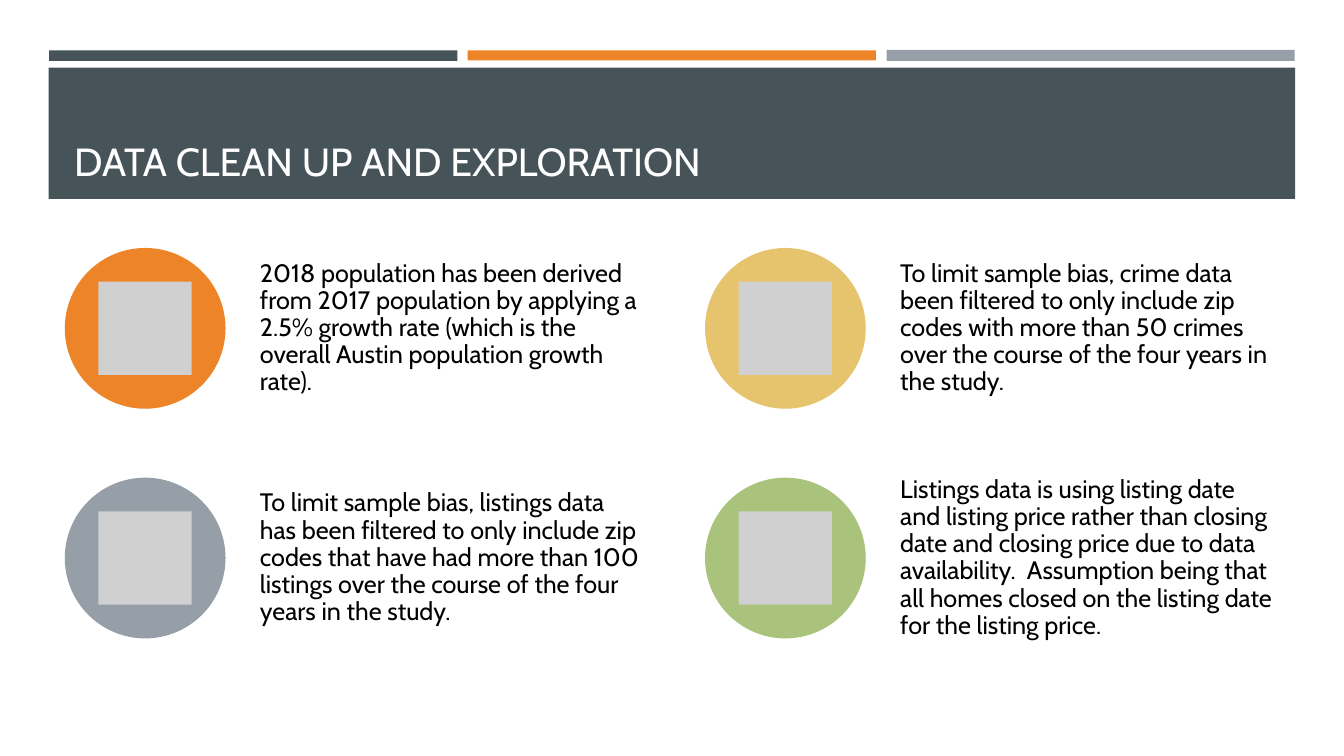
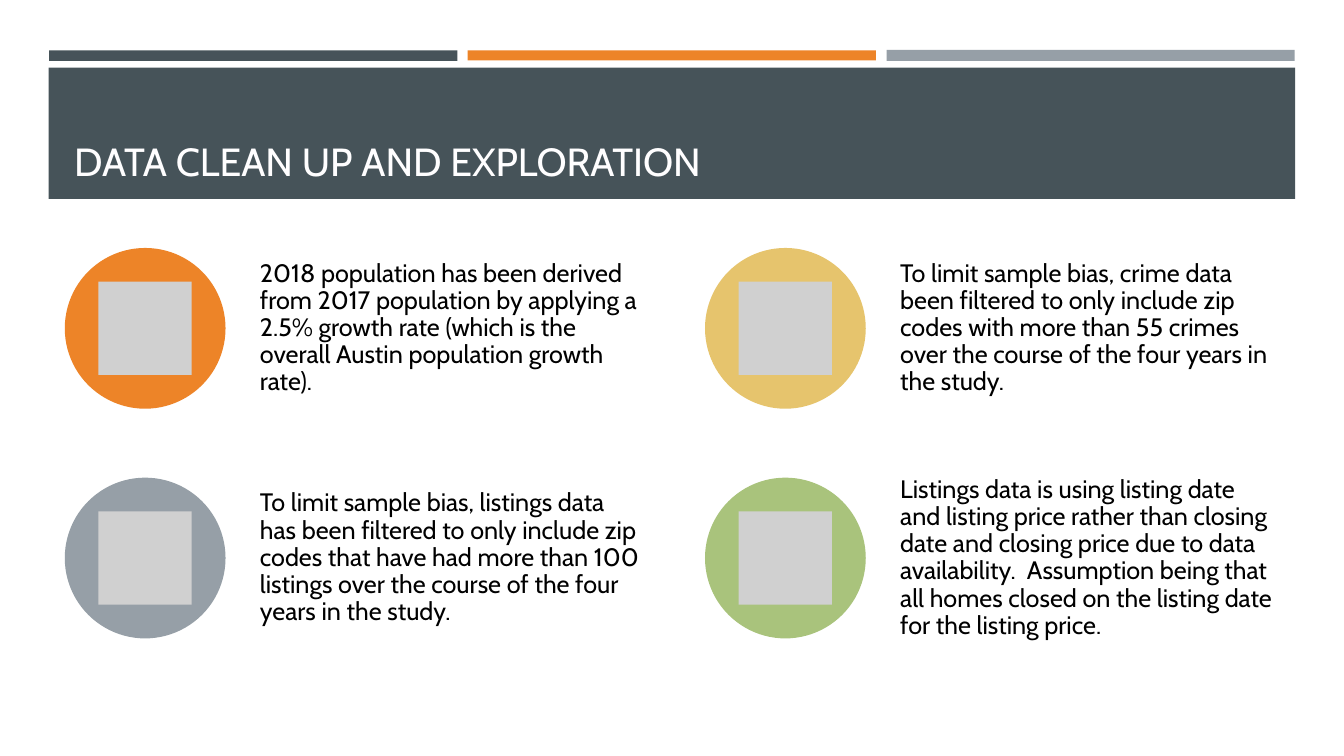
Before and after one commit to bhavinidata/AustinCrimeAndPropertyPriceAnalysis, a slide deck: slide 6 of Team 4 - UT Data Analytics Bootcamp Project1.pptx. Drawn at 1344x756 pixels with LibreOffice and Linux fonts; fonts in the diff are those of the drawing; grey boxes stand for pictures. Boxes give left, top, right and bottom in pixels: in the first picture for what was removed or moved away, otherwise in the second. Text is boxed around its words. In the diff, an @@ line names an element or a change of style, - is before the commit and + after.

```diff
--- a/Team 4 - UT Data Analytics Bootcamp Project1.pptx
+++ b/Team 4 - UT Data Analytics Bootcamp Project1.pptx
@@ text at (x1=900, y1=263, x2=1267, y2=396): text changed @@
-To limit sample bias, crime data been filtered to only include zip codes with more than 50 crimes over the course of the four years in the study.
+To limit sample bias, crime data been filtered to only include zip codes with more than 55 crimes over the course of the four years in the study.
```
Also in this commit, not shown: 2 other slides changed, 6 other files.
